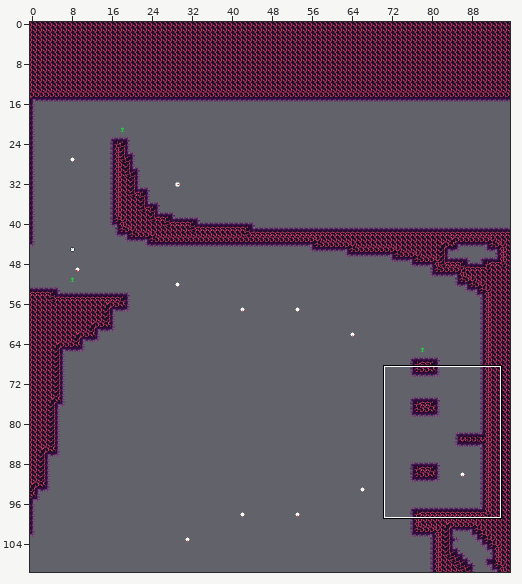
Level history. Tiled map: mapping_tools/tilemaps/fire4.tmx. Above, an overview of the earlier version with the close-up marked.
Close-up. First the earlier version:
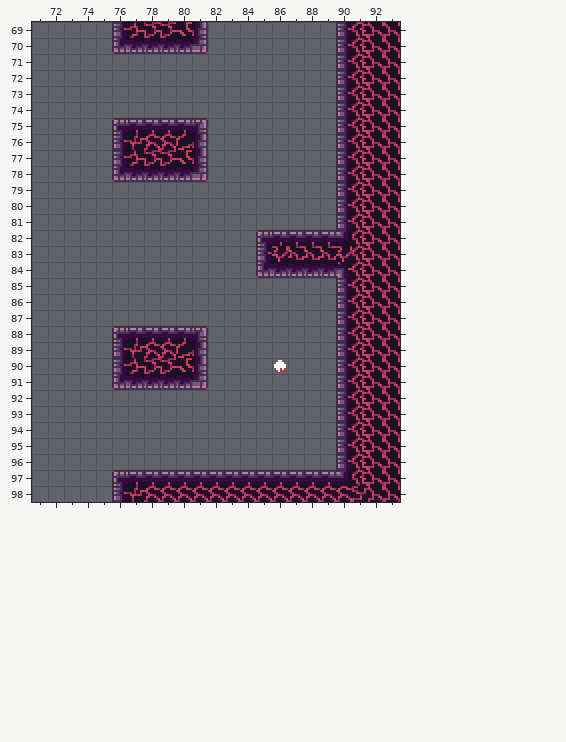
Cells are 8x8 px. Shown: x 71..93, y 69..98. The commit also changed other parts of the map, which this record leaves out.
The result:
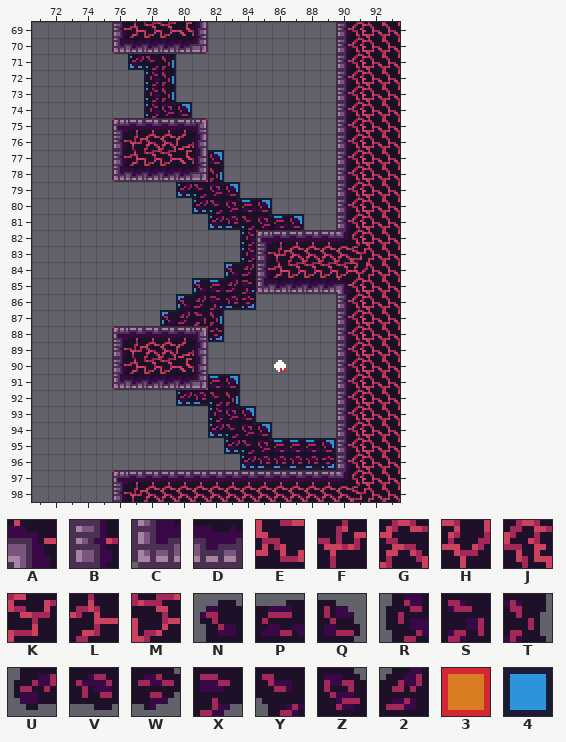
Key: from "fire": A 4, B 13, C 26, D 27, E 47, F 49, G 50, H 61, J 62, K 74, L 75, M 76; from "fire_bg_decal": N 0, P 1, Q 2, R 13, S 14, T 15, U 26, V 27, W 28, X 39, Y 40, Z 52, 2 53; from "tools": 3 1 "ground", 4 20.
_ is an empty cell.
Tiles of an added or newly shown layer are drawn over the layers below it.
What changed:
Layer "bg_draft" (added):
y 71: x 77..79 ___ -> 444
y 72..73: x 78..79 __ -> 44
y 74: x 78..80 ___ -> 444
y 77..78: x 82 _ -> 4
y 79: x 80..83 ____ -> 4444
y 80: x 81..85 _____ -> 44444
y 81: x 82..87 ______ -> 444444
y 82..83: x 84 _ -> 4
y 84: x 83..84 __ -> 44
y 85: x 81..84 ____ -> 4444
y 86: x 80..84 _____ -> 44444
y 87: x 79..80 __ -> 44; x 82 _ -> 4
y 88: x 82 _ -> 4
y 91: x 82..83 __ -> 44
y 92: x 80..83 ____ -> 4444
y 93: x 82..84 ___ -> 444
y 94: x 82..85 ____ -> 4444
y 95: x 83..89 _______ -> 4444444
y 96: x 84..89 ______ -> 444444
Layer "bg":
y 71: x 77..79 ___ -> UYT
y 72..73: x 78..79 __ -> RT
y 74: x 78..80 ___ -> RZQ
y 77: x 82 _ -> Q
y 78: x 82 _ -> T
y 79: x 80..83 ____ -> UYZQ
y 80: x 81..85 _____ -> UYZPQ
y 81: x 82..87 ______ -> UVYZPQ
y 82..83: x 84 _ -> R
y 84: x 83..84 __ -> N2
y 85: x 81..84 ____ -> NP2X
y 86: x 80..84 _____ -> N2XVW
y 87: x 79..82 ____ -> N2ST
y 88: x 82 _ -> W
y 91: x 82..83 __ -> PQ
y 92: x 80..83 ____ -> UVYT
y 93: x 82..84 ___ -> RZQ
y 94: x 82..85 ____ -> UYZQ
y 95: x 83..89 _______ -> UYZPPPQ
y 96: x 84..89 ______ -> UVVVVW
Layer "draft":
y 85: x 85 _ -> 3
Layer "map":
y 83: x 86..91 HEEEHJ -> FGGGGK
y 84: x 85..91 CDDDDAJ -> BLMMMMH
y 85: x 85..90 _____B -> CDDDDA
Where, in picture pixels (left, top, right, bottom), the same in both close-ups:
added: (128, 54, 192, 118)
changed: (160, 150, 368, 342)
added: (176, 374, 336, 470)
